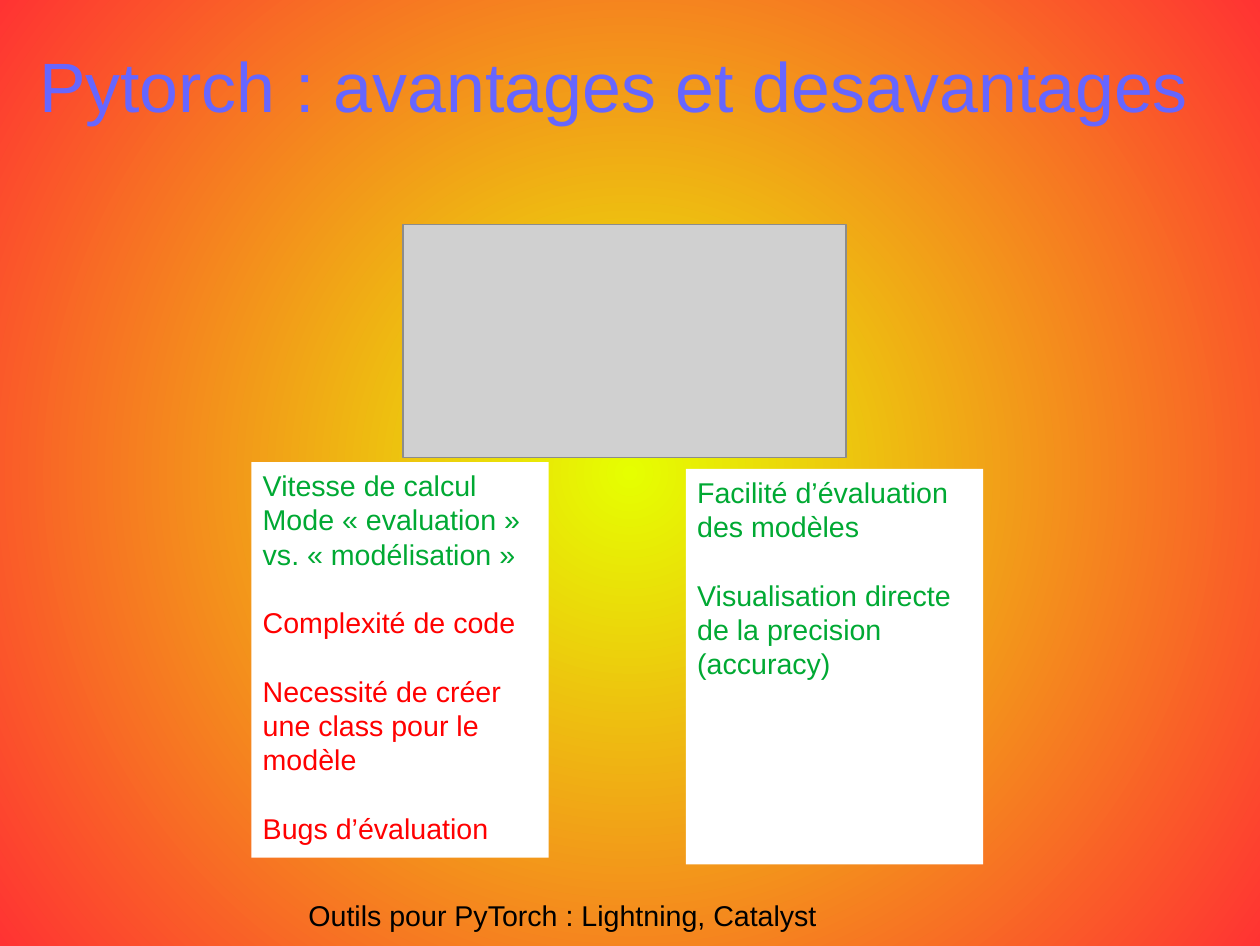
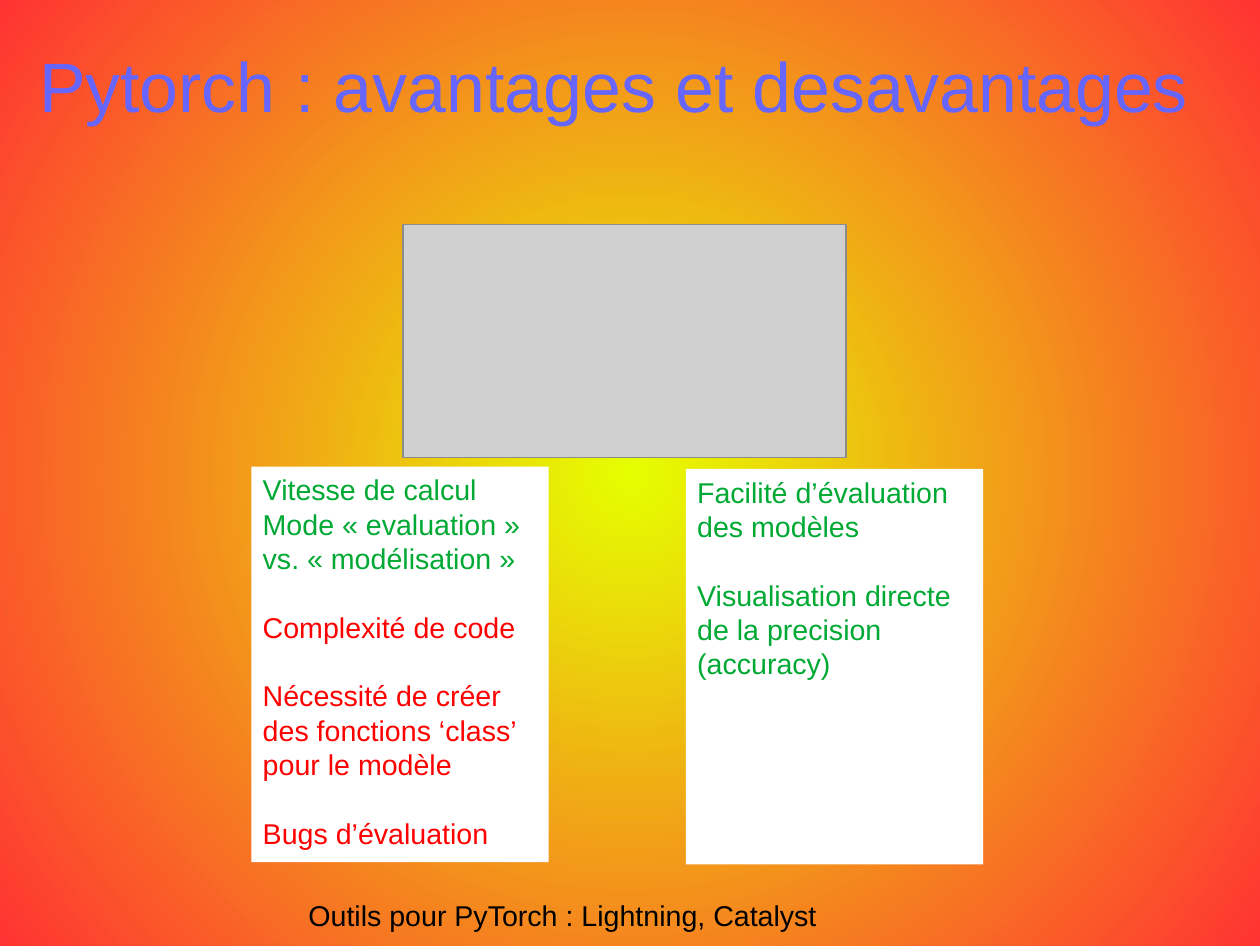
Before and after one commit to opsabarsec/Computer-vision-for-self-driving-cars, a slide deck: slide 8 of documentation/P7_presentation.odp. Drawn at 1260x946 pixels with LibreOffice and Linux fonts; fonts in the diff are those of the drawing; grey boxes stand for pictures. Boxes give left, top, right and bottom in pixels: in the first picture for what was removed or moved away, otherwise in the second. Text is boxed around its words. In the diff, an @@ line names an element or a change of style, - is before the commit and + after.

```diff
--- a/documentation/P7_presentation.odp
+++ b/documentation/P7_presentation.odp
@@ rectangle "Vitesse de calcul": place and size @@
-rectangle "Vitesse de calcul" at <box>252,462,549,858</box>
+rectangle "Vitesse de calcul" at <box>252,466,549,862</box>
@@ text in rectangle at <box>263,685,517,781</box>: text changed @@
-Necessité de créer une class pour le modèle
+Nécessité de créer des fonctions ‘class’ pour le modèle
```
Also in this commit, not shown: 3 other slides changed, 5 slides added, 3 slides removed, 4 other files.
